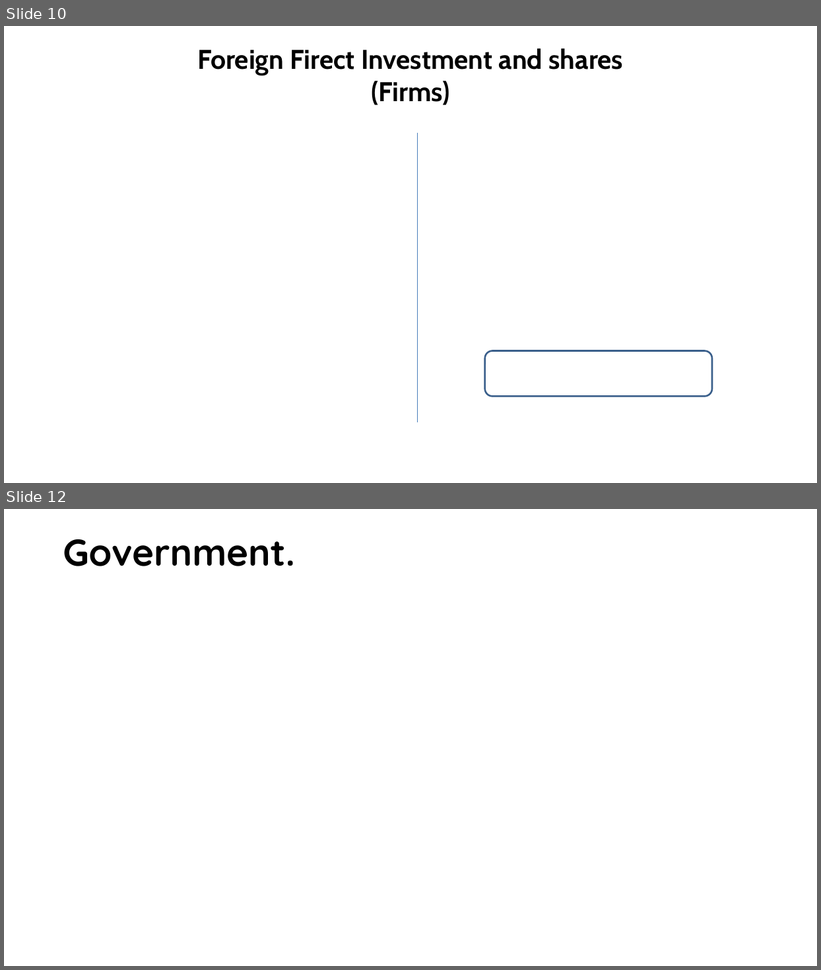
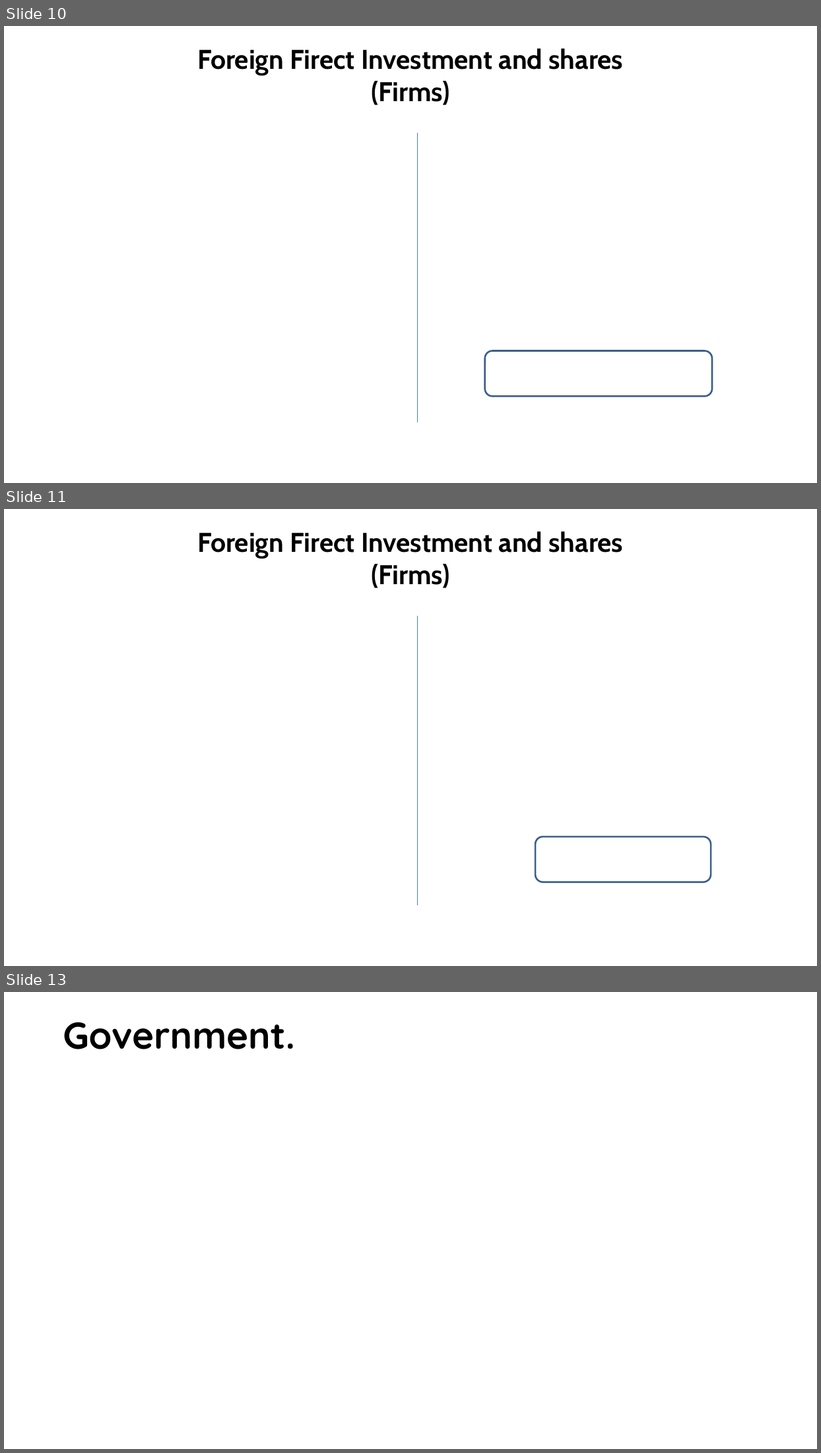
Before and after one commit to jhanandrade/AFD-Project, a slide deck: Documentos/Presentación 24 de Noviembre de 2020.pptx. Shown one above the other, each under a label of ours: slides 10 and 12 before the commit, slides 10, 11 and 13 after it; the slides between them are not shown. The pictures are 821x970 and 821x1453 pixels, drawn with LibreOffice and Linux fonts; fonts in the diff are those of the drawing; grey boxes stand for pictures; background and template pictures are left out. Boxes give left, top, right and bottom in pixels: in the first picture for what was removed or moved away, otherwise in the second. Text is boxed around its words. In the diff, an @@ line names an element or a change of style, - is before the commit and + after.

```diff
--- a/Documentos/Presentación 24 de Noviembre de 2020.pptx
+++ b/Documentos/Presentación 24 de Noviembre de 2020.pptx
@@ slide 11 added at [4, 509, 817, 966], background #FFFFFF @@
@@ title added at [197, 531, 624, 588], 32 pt, text #000000, bold @@
+Foreign Firect Investment and shares
+(Firms)
@@ line added from (418, 616) to (418, 906), #4B7EBC 0.75 pt @@
@@ rounded rectangle added at [535, 837, 711, 883], outline #3A5F8C 2 pt @@
@@ what was slide 12 is now slide 13 @@
```
Also in this commit, not shown: 1 slide changed, 1 other file.
